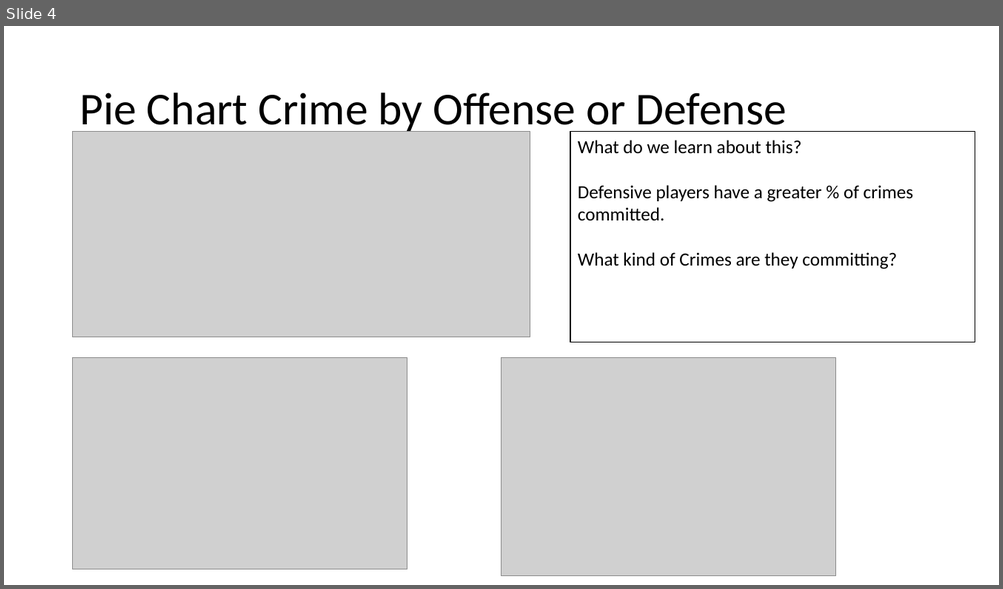
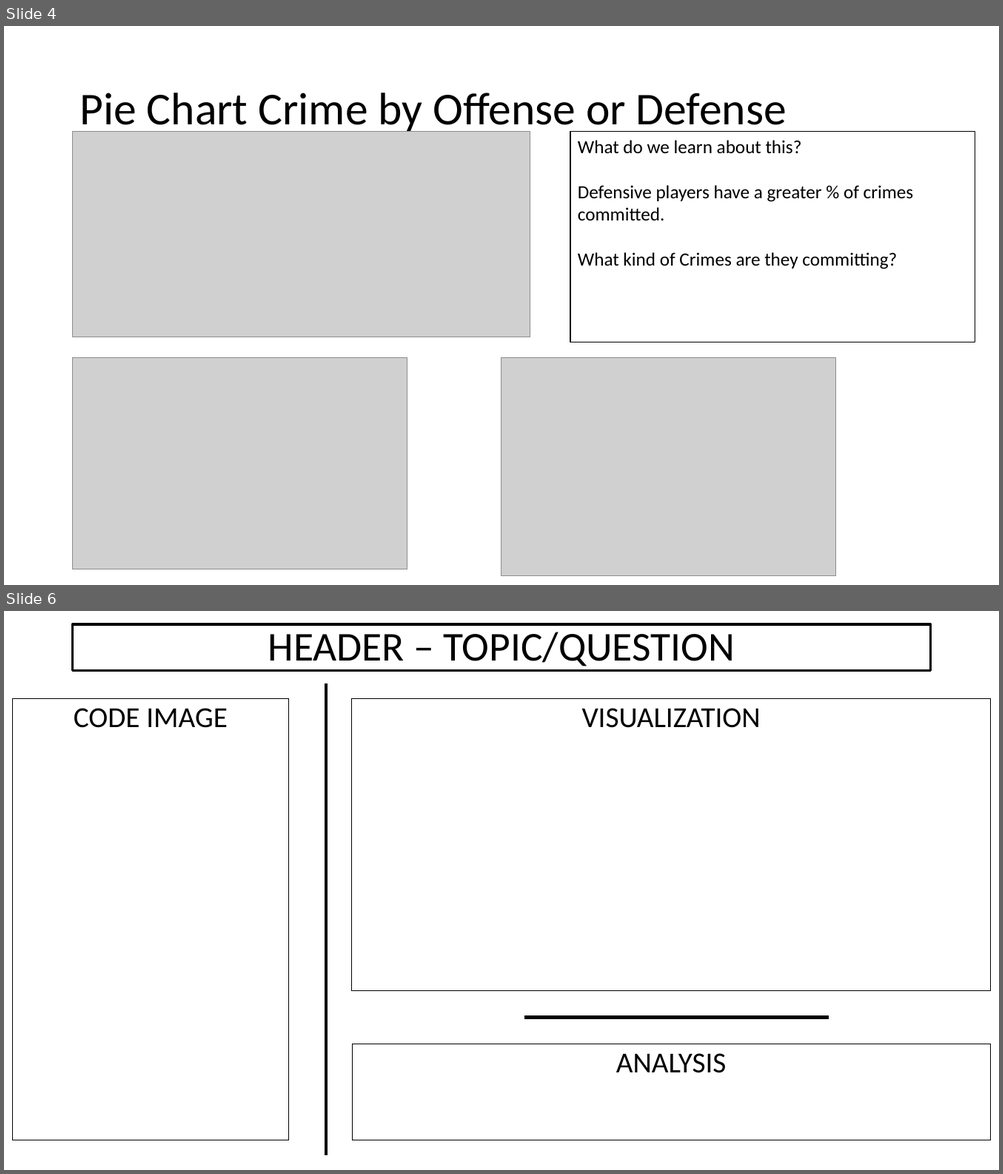
Before and after one commit to alecslaney/project2, a slide deck: CHADS_CODING/CRIME + NFL.pptx. Shown one above the other, each under a label of ours: slide 4 before the commit, slides 4 and 6 after it; the slides between them are not shown. The pictures are 1003x589 and 1003x1174 pixels, drawn with LibreOffice and Linux fonts; fonts in the diff are those of the drawing; grey boxes stand for pictures. Boxes give left, top, right and bottom in pixels: in the first picture for what was removed or moved away, otherwise in the second. Text is boxed around its words. In the diff, an @@ line names an element or a change of style, - is before the commit and + after.

```diff
--- a/CHADS_CODING/CRIME + NFL.pptx
+++ b/CHADS_CODING/CRIME + NFL.pptx
@@ slide 6 added at (x1=4, y1=611, x2=999, y2=1170), background #FFFFFF @@
@@ title added at (x1=73, y1=624, x2=930, y2=671), outline #000000 2.25 pt, 39.6 pt, text #000000 @@
+HEADER – TOPIC/QUESTION
@@ text added at (x1=13, y1=699, x2=288, y2=1141), outline #000000 0.75 pt, 28 pt, text #000000 @@
+CODE IMAGE
@@ line added from (327, 684) to (327, 1156), #000000 3 pt @@
@@ rectangle added at (x1=352, y1=699, x2=990, y2=991), outline #000000 0.75 pt, 28 pt, text #000000 @@
+VISUALIZATION
@@ line added from (828, 1017) to (525, 1017), #000000 3 pt @@
@@ rectangle added at (x1=352, y1=1045, x2=990, y2=1141), outline #000000 0.75 pt, 28 pt, text #000000 @@
+ANALYSIS
```
Also in this commit, not shown: 1 other slide added, 2 slides removed, 3 other files.
